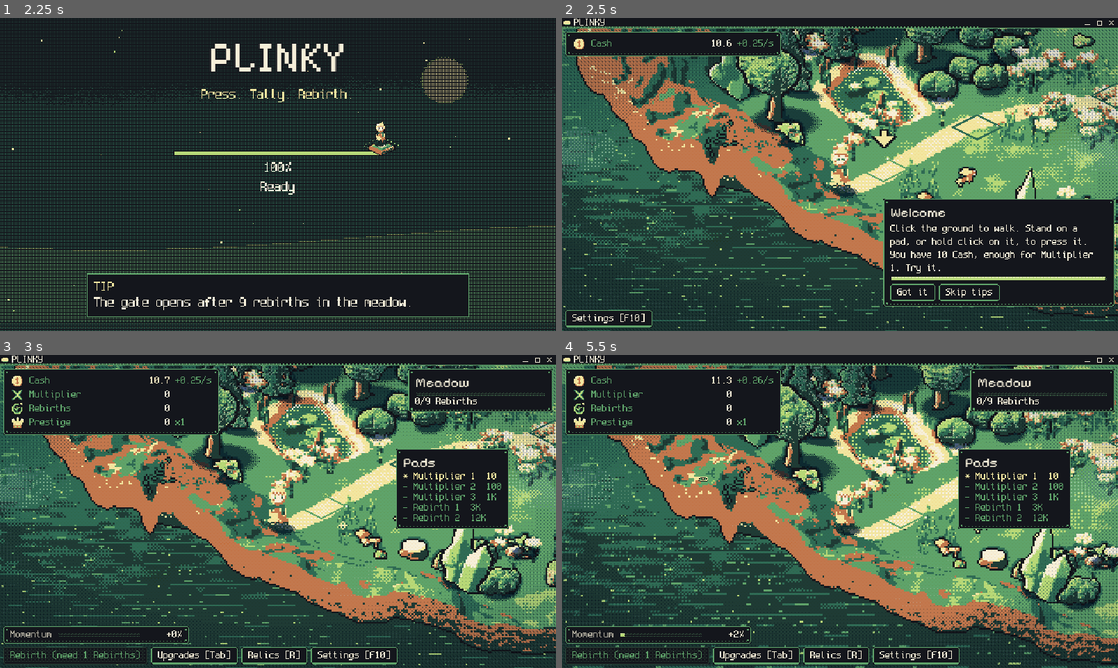
Above: before the commit, frames 1-4 (two rows, left to right).
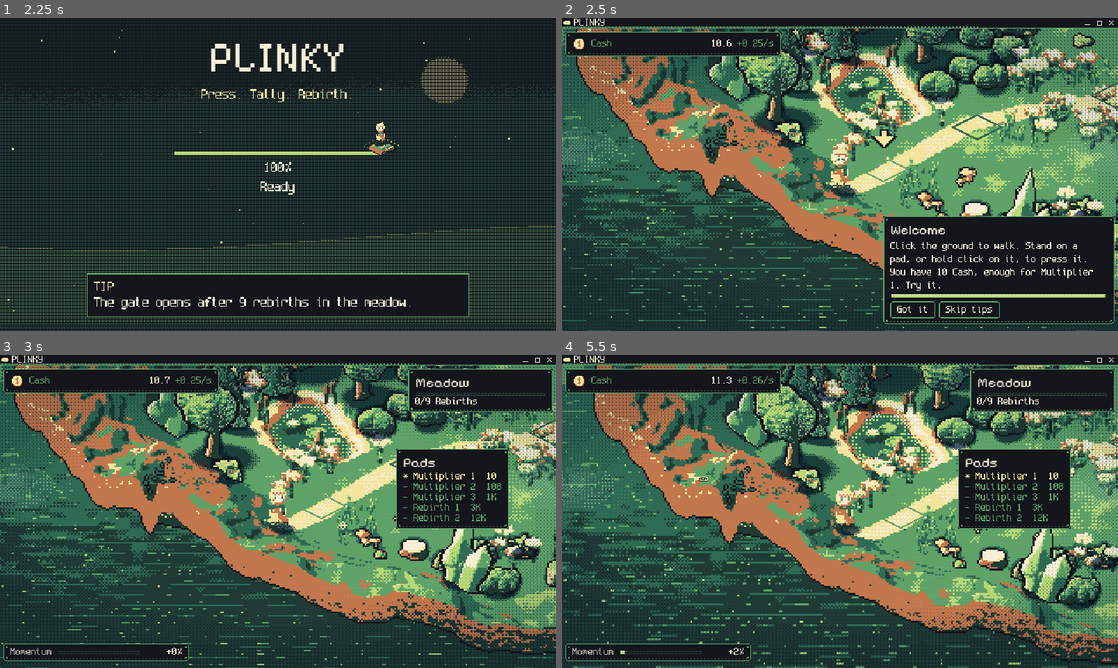
Above: after the commit, the same moments.

Repository: FreezingShock/Plinky
Game: Godot game, scene res://boot/boot.tscn
Same seed, same stepped clock (60 frames per second), same inputs: the game is played once before the commit and once after it.
Inputs (mouse positions are in pixels of both pictures, inside the frame that each line leads up to):
- Up to frame 1 (2.25 s): tap Enter (ui_accept) at 0.5, 0.77, 1.07 s; move the mouse to (400, 158) at 0.52 s; hold D 0.53-1.25 s; tap Space at 0.6 s; click (400, 158) at 0.67 s; drag from (166, 190) to (250, 237) at 1.27 s; move the mouse to (333, 105) at 2.02 s; hold D from 2.03 s (still down); tap 2 at 2.1 s
- Up to frame 2 (2.5 s): keep holding D
- Up to frame 3 (3 s): release D at 2.75 s; click "Skip tips" at 2.75 s
- Up to frame 4 (5.5 s): drag from (812, 574) to (673, 464) at 3.52 s; move the mouse to (1006, 558) at 4.27 s; hold A (plinky_left) 4.28-5 s; tap 1 at 4.35 s; tap Enter (ui_accept) at 4.52, 4.82 s; drag from (673, 464) to (756, 433) at 5.02 s

Frame 1 is identical in both runs. In frame 2, 6.6% of the frame differs, in the area x 0-100%, y 57-99%; in frame 3, 8.8%; in frame 4, 8.9%, in the area x 0-72%, y 10-99%.
Error after the commit: Parse Error: Could not resolve external class member "set_anchor". (res://ui/tip.gd:73)

Commit message:
Relic tooltips sit beside the slot and stay clear of HUD panels
Co-Authored-By: Claude Sonnet 5.5 <noreply@anthropic.com>
Claude-Session: https://claude.ai/code/session_01Pmx9dTKdfGkf9N43VUSgj1

Diff:
--- a/tests/test_tooltips.gd
+++ b/tests/test_tooltips.gd
@@ -81,5 +81,18 @@
 	h.hide_free()
 	t.ok(not h.visible, "hide_free hides it")
 
+	# Beside a slot: skips a spot that would cover an avoid panel.
+	var wall := Control.new()
+	wall.add_to_group(TipHost.AVOID_GROUP)
+	wall.position = Vector2(60, 0)
+	wall.size = Vector2(300, 300)
+	root.add_child(wall)
+	h.show_free({"body": "Short"}, Vector2(10, 100), true)
+	h.set_anchor(Rect2(10, 100, 20, 20))
+	h._process(TipHost.HOVER_DELAY + 0.01)
+	t.ok(not Rect2(h.position, h.size).intersects(Rect2(wall.position, wall.size)), "a tooltip beside a slot stays off avoid panels")
+	h.hide_free()
+	wall.queue_free()
+
 	c.queue_free()
 	h.queue_free()
--- a/ui/hud.gd
+++ b/ui/hud.gd
@@ -99,6 +99,7 @@
 func _build_stats() -> void:
 	var v: VBoxContainer = _panel(Vector2(4, 4))
 	_stats_panel = v.get_parent() as PanelContainer
+	_stats_panel.add_to_group(TipHost.AVOID_GROUP)
 	for sid: StringName in [&"cash", &"mult", &"reb", &"slag", &"prestige"]:
 		var def: StatDef = sim.stat_defs.get(sid) as StatDef
 		if def == null:
@@ -147,6 +148,7 @@
 func _build_gate() -> void:
 	var v: VBoxContainer = _panel(Vector2(456, 4))
 	_gate_panel = v.get_parent() as PanelContainer
+	_gate_panel.add_to_group(TipHost.AVOID_GROUP)
 	gate(_gate_panel, Onboarding.F_REBIRTH_ROW)
 	_zone_label = Label.new()
 	_zone_label.theme_type_variation = &"TitleLabel"
@@ -194,6 +196,7 @@
 func _build_pad_list() -> void:
 	_pad_list = PadList.new()
 	_pad_list.position = Vector2(456, 96)
+	_pad_list.add_to_group(TipHost.AVOID_GROUP)   # relic tooltips stay clear of it
 	add_child(_pad_list)
 	gate(_pad_list, Onboarding.F_MULT)
 
--- a/ui/relic_tooltip.gd
+++ b/ui/relic_tooltip.gd
@@ -27,7 +27,7 @@
 
 func _show(spec: Dictionary, anchor: Rect2) -> void:
 	visible = true
-	Tip.show_free(get_tree(), spec, Vector2(anchor.end.x + 4.0, anchor.position.y), true)
+	Tip.show_beside(get_tree(), spec, anchor)
 
 
 func hide_tip() -> void:
--- a/ui/tip.gd
+++ b/ui/tip.gd
@@ -65,6 +65,14 @@
 	h.show_free(spec, at, exact)
 
 
+## Show beside a rect (a slot) instead of at the cursor. It tries right, left, below, then above, and takes the
+## first spot that is on screen and clear of every visible Control in the "tip_avoid" group (HUD panels).
+static func show_beside(tree: SceneTree, spec: Variant, anchor: Rect2) -> void:
+	var h: TipHost = host(tree)
+	h.show_free(spec, anchor.position, true)
+	h.set_anchor(anchor)
+
+
 static func hide_free(tree: SceneTree) -> void:
 	if _host != null and is_instance_valid(_host):
 		_host.hide_free()
--- a/ui/tip_host.gd
+++ b/ui/tip_host.gd
@@ -90,6 +90,14 @@
 
 var _free_spec: Variant = null
 var _free_exact: bool = false
+var _anchor: Rect2 = Rect2()
+const AVOID_GROUP: StringName = &"tip_avoid"
+
+
+func set_anchor(r: Rect2) -> void:
+	_anchor = r
+	if visible:
+		_place()
 
 
 func hide_free() -> void:
@@ -180,6 +188,8 @@
 	var p: Vector2
 	if _free_mode:
 		p = _free_at if _free_exact else _free_at + CURSOR_OFFSET
+		if _free_exact and _anchor.size != Vector2.ZERO:
+			p = _beside(view)
 		if not _free_exact and p.y + size.y > view.y - 2.0:
 			p.y = _free_at.y - size.y - 8.0
 	elif _by_focus and target != null:
@@ -203,3 +213,29 @@
 func _view_size() -> Vector2:
 	var vp: Viewport = get_viewport()
 	return vp.get_visible_rect().size if vp != null else Vector2(640.0, 360.0)
+
+
+## First of right, left, below, above of the anchor that is on screen and clear of the avoid panels.
+func _beside(view: Vector2) -> Vector2:
+	var a: Rect2 = _anchor
+	var cands: Array[Vector2] = [
+		Vector2(a.end.x + 4.0, a.position.y), Vector2(a.position.x - size.x - 4.0, a.position.y),
+		Vector2(a.position.x, a.end.y + 4.0), Vector2(a.position.x, a.position.y - size.y - 4.0)]
+	var avoid: Array[Rect2] = []
+	if is_inside_tree():
+		for n: Node in get_tree().get_nodes_in_group(AVOID_GROUP):
+			if n is Control and (n as Control).is_visible_in_tree():
+				avoid.append((n as Control).get_global_rect())
+	var screen := Rect2(Vector2(2.0, 2.0), view - Vector2(4.0, 4.0))
+	for c: Vector2 in cands:
+		var r := Rect2(c, size)
+		if not screen.encloses(r):
+			continue
+		var clear: bool = true
+		for av: Rect2 in avoid:
+			if av.intersects(r):
+				clear = false
+				break
+		if clear:
+			return c
+	return cands[0]
